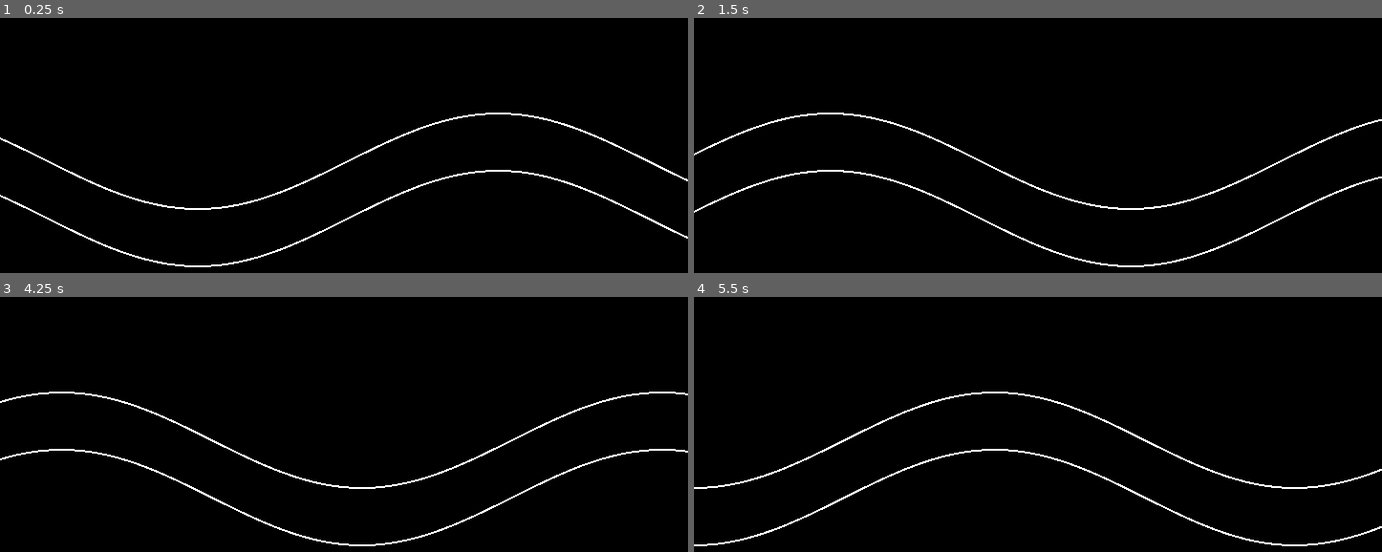
Above: before the commit, frames 1-4 (two rows, left to right).
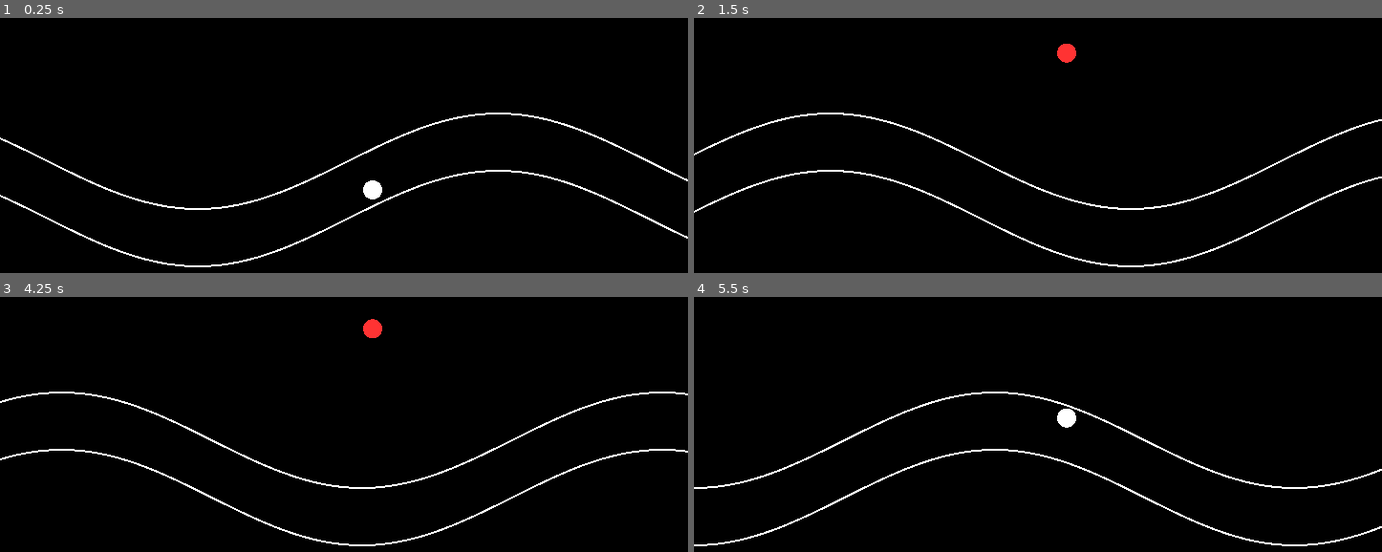
Above: after the commit, the same moments.

Repository: kpicaza/signal-riders
Game: Godot game, scene res://scenes/main.tscn
Same seed, same stepped clock (60 frames per second), same inputs: the game is played once before the commit and once after it. The project has no main scene, so this scene is started directly.
Inputs (mouse positions are in pixels of both pictures, inside the frame that each line leads up to):
- Up to frame 1 (0.25 s): no input
- Up to frame 2 (1.5 s): tap Enter at 0.5 s; move the mouse to (1189, 173) at 0.52 s; hold Up (ui_up) 0.53-1.25 s; hold Shift 0.53-1.25 s; click (1189, 173) at 0.67 s; drag from (900, 206) to (1003, 257) at 1.27 s
- Up to frame 3 (4.25 s): move the mouse to (412, 393) at 2.02 s; hold Up (ui_up) 2.03-2.75 s; tap Ctrl at 2.1 s; drag from (309, 536) to (137, 416) at 2.77 s; move the mouse to (550, 521) at 3.52 s; hold Down (ui_down) from 3.53 s (still down); tap Alt at 3.6 s
- Up to frame 4 (5.5 s): release Down (ui_down) at 4.25 s; drag from (831, 416) to (934, 383) at 4.27 s; move the mouse to (1072, 467) at 5.02 s; hold Down (ui_down) from 5.03 s (still down); hold Shift from 5.03 s (still down); click (1072, 467) at 5.17 s

The runs differ from the first frame. In frame 1, 0.2% of the frame differs, in the area x 52-56%, y 63-72%; in frame 2, 0.2%; in frame 3, 0.2%; in frame 4, 0.2%.

Commit message:
feat(game): first playable skeleton

Diff:
--- a/scenes/main.tscn
+++ b/scenes/main.tscn
@@ -1,6 +1,7 @@
-[gd_scene load_steps=2 format=3 uid="uid://d0677v7rjfvv6"]
+[gd_scene load_steps=3 format=3 uid="uid://d0677v7rjfvv6"]
 
 [ext_resource type="Script" uid="uid://tc5qw1drua5e" path="res://src/wave_node.gd" id="1_o5qli"]
+[ext_resource type="Script" uid="uid://bjml21lafiiop" path="res://src/player_node.gd" id="2_0wfyh"]
 
 [node name="Main" type="Node2D"]
 
@@ -11,4 +12,8 @@
 color = Color(0, 0, 0, 1)
 
 [node name="Wave" type="Node2D" parent="."]
+unique_name_in_owner = true
 script = ExtResource("1_o5qli")
+
+[node name="Player" type="Node2D" parent="."]
+script = ExtResource("2_0wfyh")
--- /dev/null
+++ b/src/player_node.gd
@@ -0,0 +1,38 @@
+extends Node2D
+
+@onready var wave_node: Node2D = %Wave
+
+@export var hit_x: float = 390.0
+@export var follow_speed: float = 200.0
+@export var move_speed: float = 200.0
+
+var model: PlayerSignal
+var inside := true
+var signal_health := 1.0
+
+func _ready() -> void:
+	model = PlayerSignal.new()
+	model.y = get_viewport_rect().size.y * 0.5
+
+
+func _process(delta: float) -> void:
+	var dir := 0.0
+	if Input.is_action_pressed("ui_up"):
+		dir -= 1.0
+	if Input.is_action_pressed("ui_down"):
+		dir += 1.0
+	model.apply_input(dir, move_speed, delta)
+
+	var band : WaveBand = wave_node.wave.get_band_at_x(hit_x)
+	inside = model.is_inside_band(band)
+
+	if not inside:
+		signal_health -= 0.2 * delta
+
+	position.x = hit_x
+	position.y = model.y
+	queue_redraw()
+
+func _draw() -> void:
+	var color := Color.WHITE if inside else Color(1, 0.2, 0.2)
+	draw_circle(Vector2.ZERO, 10.0, color)
--- /dev/null
+++ b/src/player_signal.gd
@@ -0,0 +1,16 @@
+class_name PlayerSignal
+extends RefCounted
+
+var y: float = 0.0
+
+func is_inside_band(band: WaveBand) -> bool:
+	return y >= band.top and y <= band.bottom
+
+func move_towards(target_y: float, speed: float, delta: float) -> void:
+	if y < target_y:
+		y = min(y + speed * delta, target_y)
+	elif y > target_y:
+		y = max(y - speed * delta, target_y)
+
+func apply_input(dir: float, speed: float, delta: float) -> void:
+	y += dir * speed * delta
--- a/src/wave_node.gd
+++ b/src/wave_node.gd
@@ -1,6 +1,6 @@
 extends Node2D
 
-var wave := Wave.new()
+var wave: Wave = Wave.new()
 
 func _ready():
 	var h := get_viewport_rect().size.y
--- /dev/null
+++ b/tests/test_player_signal.gd
@@ -0,0 +1,63 @@
+extends GutTest
+
+func test_player_is_inside_band_when_y_between_top_and_bottom():
+	var band := WaveBand.new(100.0, 120.0, 140.0)
+	var player := PlayerSignal.new()
+	player.y = 120.0
+
+	assert_true(player.is_inside_band(band))
+
+func test_player_is_outside_band_above():
+	var band := WaveBand.new(100.0, 120.0, 140.0)
+	var player := PlayerSignal.new()
+	player.y = 80.0
+
+	assert_false(player.is_inside_band(band))
+
+func test_player_is_outside_band_below():
+	var band := WaveBand.new(100.0, 120.0, 140.0)
+	var player := PlayerSignal.new()
+	player.y = 160.0
+
+	assert_false(player.is_inside_band(band))
+
+func test_player_moves_towards_target_y():
+	var player := PlayerSignal.new()
+	player.y = 100.0
+	player.move_towards(130.0, 50.0, 1.0)
+
+	assert_eq(player.y, 130.0)
+
+func test_player_is_inside_band():
+	var band := WaveBand.new(100.0, 120.0, 140.0)
+	var player := PlayerSignal.new()
+	player.y = 120.0   # 👈 lo pongo dentro
+	assert_true(player.is_inside_band(band))
+
+func test_player_can_check_against_wave_band():
+	var wave := Wave.new()
+	wave.base_y = 200
+	wave.thickness = 60
+
+	var band := wave.get_band_at_x(100.0)
+
+	var player := PlayerSignal.new()
+	player.y = band.center
+
+	assert_true(player.is_inside_band(band))
+
+func test_player_applies_input_up():
+	var player := PlayerSignal.new()
+	player.y = 200.0
+
+	player.apply_input(-1.0, 100.0, 1.0)
+
+	assert_eq(player.y, 100.0)
+
+func test_player_applies_input_down():
+	var player := PlayerSignal.new()
+	player.y = 200.0
+
+	player.apply_input(1.0, 50.0, 1.0)
+
+	assert_eq(player.y, 250.0)
Not shown, added: src/player_node.gd.uid
Not shown, added: src/player_signal.gd.uid
Not shown, added: tests/test_player_signal.gd.uid
